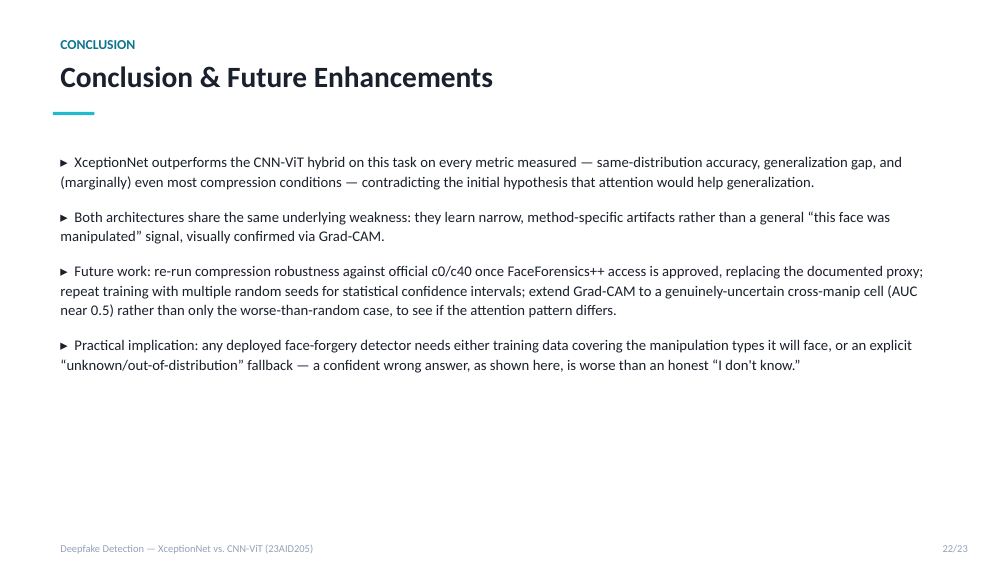
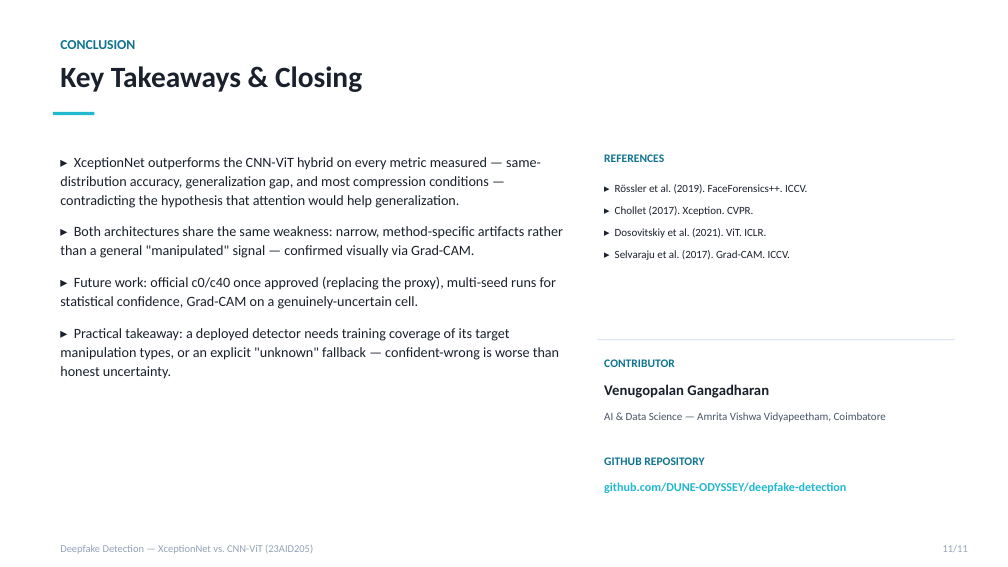
Before and after one commit to DUNE-ODYSSEY/deepfake-detection, a slide deck: slide 11 of docs/mid_review_update.pptx (slide 22 before the commit). Drawn at 1008x567 pixels with LibreOffice and Linux fonts; fonts in the diff are those of the drawing. Boxes give left, top, right and bottom in pixels: in the first picture for what was removed or moved away, otherwise in the second. Text is boxed around its words. In the diff, an @@ line names an element or a change of style, - is before the commit and + after.

```diff
--- a/docs/mid_review_update.pptx
+++ b/docs/mid_review_update.pptx
@@ text at <box>60,66,362,92</box>: text changed @@
-Conclusion & Future Enhancements
+Key Takeaways & Closing
@@ text at <box>60,157,563,379</box>: text changed; size 14 to 13.5 pt @@
-▸ XceptionNet outperforms the CNN-ViT hybrid on this task on every metric measured — same-distribution accuracy, generalization gap, and (marginally) even most compression conditions — contradicting the initial hypothesis that attention would help generalization.
-▸ Both architectures share the same underlying weakness: they learn narrow, method-specific artifacts rather than a general “this face was manipulated” signal, visually confirmed via Grad-CAM.
-▸ Future work: re-run compression robustness against official c0/c40 once FaceForensics++ access is approved, replacing the documented proxy; repeat training with multiple random seeds for statistical confidence intervals; extend Grad-CAM to a genuinely-uncertain cross-manip cell (AUC near 0.5) rather than only the worse-than-random case, to see if the attention pattern differs.
-▸ Practical implication: any deployed face-forgery detector needs either training data covering the manipulation types it will face, or an explicit “unknown/out-of-distribution” fallback — a confident wrong answer, as shown here, is worse than an honest “I don't know.”
+▸ XceptionNet outperforms the CNN-ViT hybrid on every metric measured — same-distribution accuracy, generalization gap, and most compression conditions — contradicting the hypothesis that attention would help generalization.
+▸ Both architectures share the same weakness: narrow, method-specific artifacts rather than a general "manipulated" signal — confirmed visually via Grad-CAM.
+▸ Future work: official c0/c40 once approved (replacing the proxy), multi-seed runs for statistical confidence, Grad-CAM on a genuinely-uncertain cell.
+▸ Practical takeaway: a deployed detector needs training coverage of its target manipulation types, or an explicit "unknown" fallback — confident-wrong is worse than honest uncertainty.
@@ text added at <box>604,154,664,162</box>, 11 pt, text #0E7490, bold @@
+REFERENCES
@@ text added at <box>615,184,807,260</box>, 10.5 pt, text #1A202C @@
+▸ Rössler et al. (2019). FaceForensics++. ICCV.
+▸ Chollet (2017). Xception. CVPR.
+▸ Dosovitskiy et al. (2021). ViT. ICLR.
+▸ Selvaraju et al. (2017). Grad-CAM. ICCV.
@@ rectangle added at <box>597,339,955,340</box>, fill #E2E8F0 @@
@@ text added at <box>604,359,675,367</box>, 11 pt, text #0E7490, bold @@
+CONTRIBUTOR
@@ text added at <box>604,384,769,398</box>, 14 pt, text #1A202C, bold @@
+Venugopalan Gangadharan
@@ text added at <box>604,412,886,422</box>, 10.5 pt, text #475569 @@
+AI & Data Science — Amrita Vishwa Vidyapeetham, Coimbatore
@@ text added at <box>604,457,704,465</box>, 11 pt, text #0E7490, bold @@
+GITHUB REPOSITORY
@@ text added at <box>604,482,846,493</box>, 11.5 pt, text #22B8CF, bold @@
+github.com/DUNE-ODYSSEY/deepfake-detection
@@ text at <box>943,545,968,552</box>: text changed @@
-22/23
+11/11
```
Also in this commit, not shown: 8 other slides changed, 1 slide added, 13 slides removed, 1 other file.
